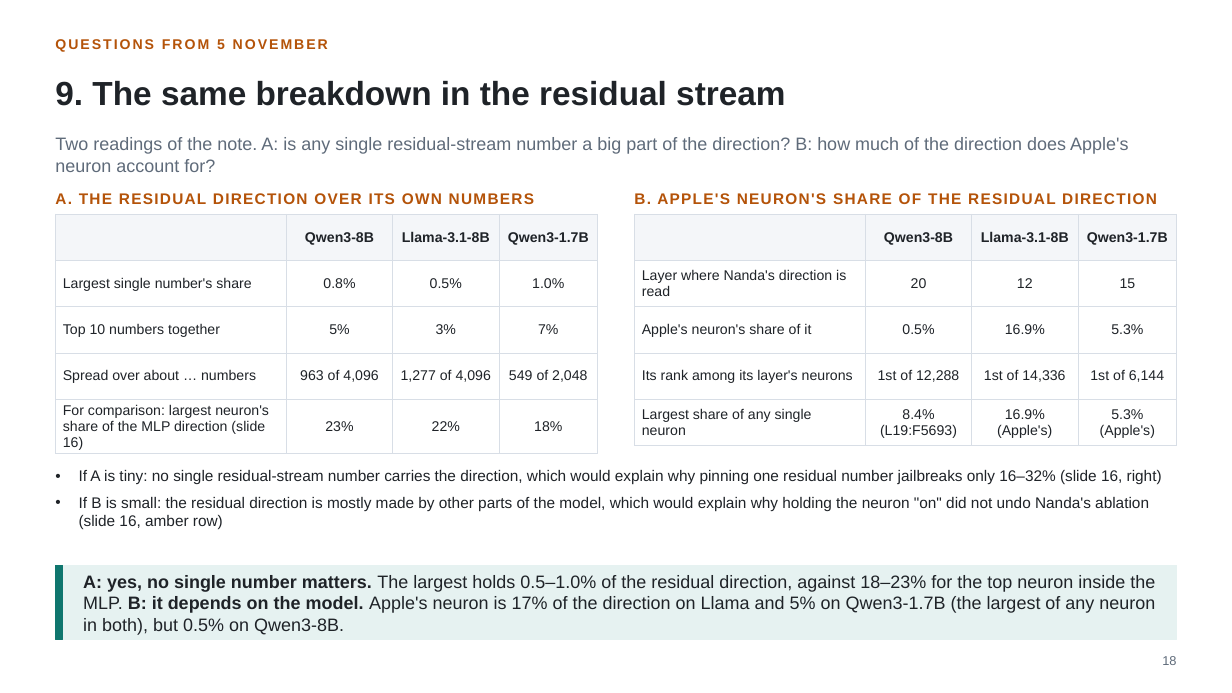
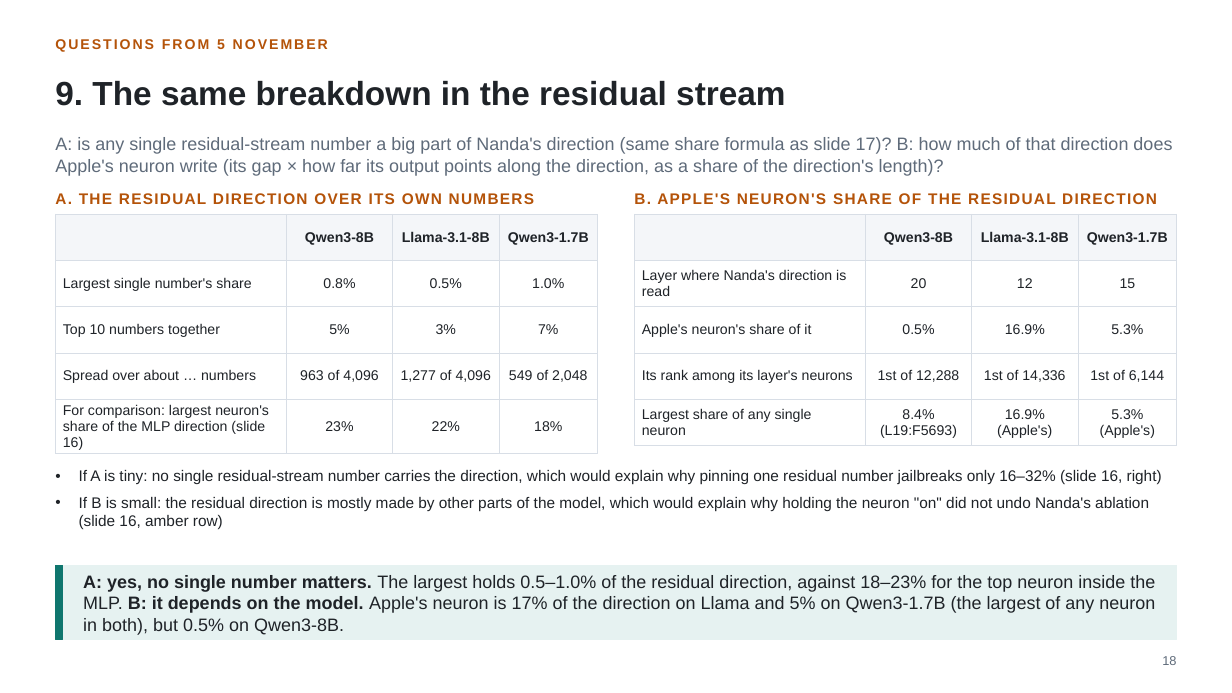
Before and after one commit to fjoad/refusal-neurons, a slide deck: slide 18 of slides/refusal_neurons_2026-11-12.pptx. Drawn at 1232x693 pixels with LibreOffice and Linux fonts; fonts in the diff are those of the drawing. Boxes give left, top, right and bottom in pixels: in the first picture for what was removed or moved away, otherwise in the second. Text is boxed around its words. In the diff, an @@ line names an element or a change of style, - is before the commit and + after.

```diff
--- a/slides/refusal_neurons_2026-11-12.pptx
+++ b/slides/refusal_neurons_2026-11-12.pptx
@@ text at (55, 137, 1172, 176): text changed @@
-Two readings of the note. A: is any single residual-stream number a big part of the direction? B: how much of the direction does Apple's neuron account for?
+A: is any single residual-stream number a big part of Nanda's direction (same share formula as slide 17)? B: how much of that direction does Apple's neuron write (its gap × how far its output points along the direction, as a share of the direction's length)?
```
Also in this commit, not shown: 5 other slides changed, 2 other files.
